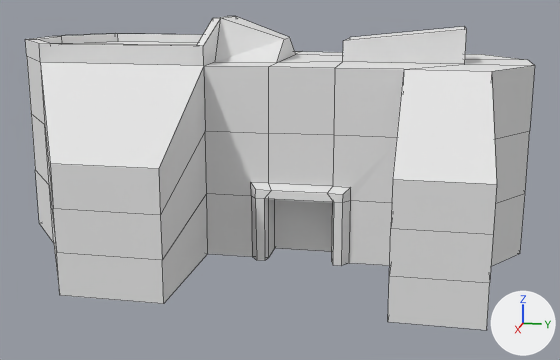
The Blender file Appel/Assets/Models/Air Factory.blend, before and after one commit.
Before and after are seen from a 50 mm camera at (8.59, 1.31, 1.75) aimed at (0.38, -0.34, -0.31). Arrows for +X, +Y and +Z are at lower right; the lights stay in place. Mesh edges are drawn as thin lines.
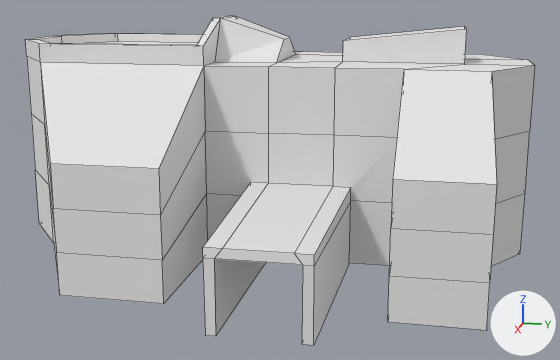
Location of each change, (x1, y1, x2, y2) in pixels of the pictures (560 x 360 px; the box of a moved part takes in the faces that stretch with it):
'Cube', reshaped: before (25, 16, 535, 330); after (25, 16, 535, 345)
part 1 of me_cube, moved or reshaped: before (251, 182, 351, 266); after (203, 182, 351, 345)

The edits, one by one:
me_cube has 166 vertices, 161 faces and spans x -2.4..2.4, y -3.31..2.28, z -1.0..1.44.
me_cube is used by ob_cube; location (0.0, 0.0, 0.0).
me_cube part 1: all 12 vertices in x 1.08..1.09, y -0.45..0.45, z -1.0..-0.24 are moved by (1.86, 0.0, 0.0).
